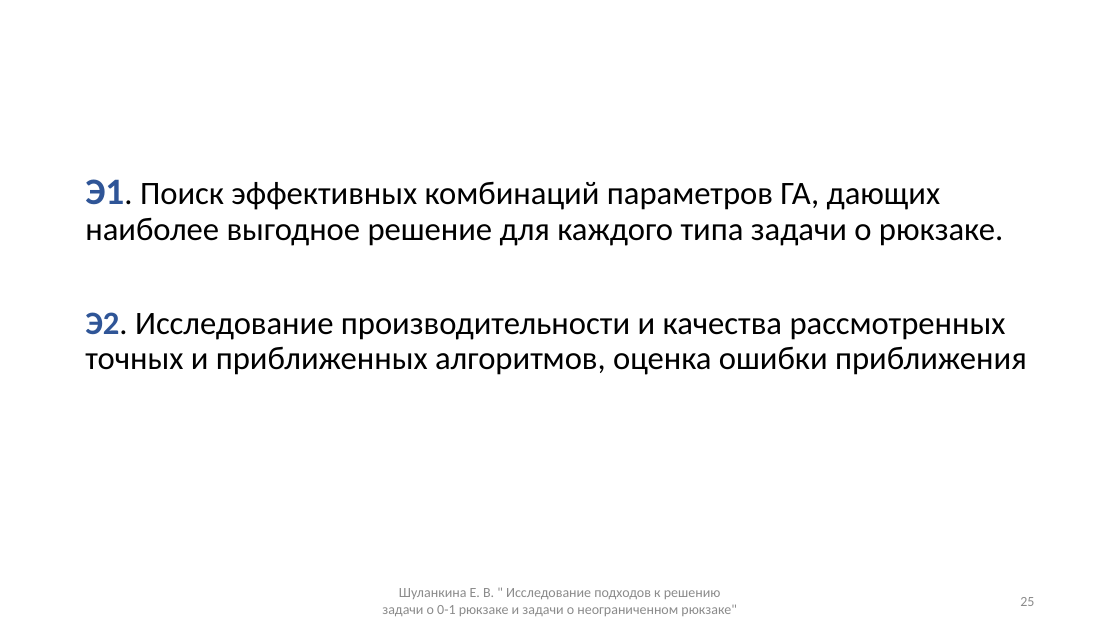
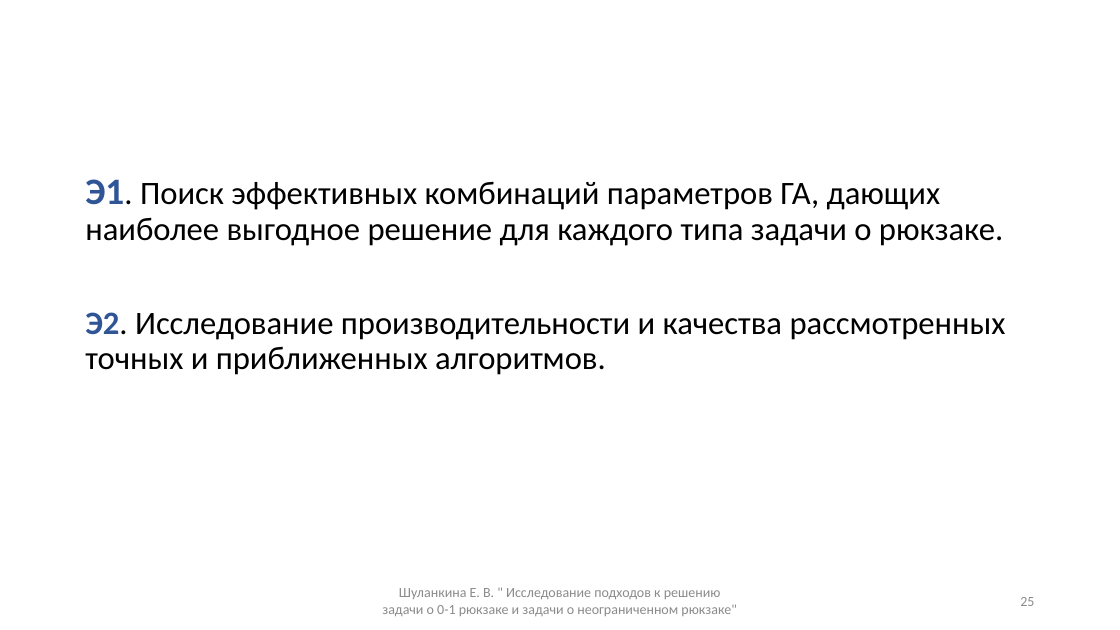
Before and after one commit to ElizJogar/Knapsack-Problems, a slide deck: slide 25 of docs/master_diploma.pptx. Drawn at 1120x630 pixels with LibreOffice and Linux fonts; fonts in the diff are those of the drawing. Boxes give left, top, right and bottom in pixels: in the first picture for what was removed or moved away, otherwise in the second. Text is boxed around its words. In the diff, an @@ line names an element or a change of style, - is before the commit and + after.

```diff
--- a/docs/master_diploma.pptx
+++ b/docs/master_diploma.pptx
@@ text at (85,312,1006,375): text changed @@
-Э2. Исследование производительности и качества рассмотренных точных и приближенных алгоритмов, оценка ошибки приближения
+Э2. Исследование производительности и качества рассмотренных точных и приближенных алгоритмов.
```
Also in this commit, not shown: 11 other slides changed, 1 other file.
